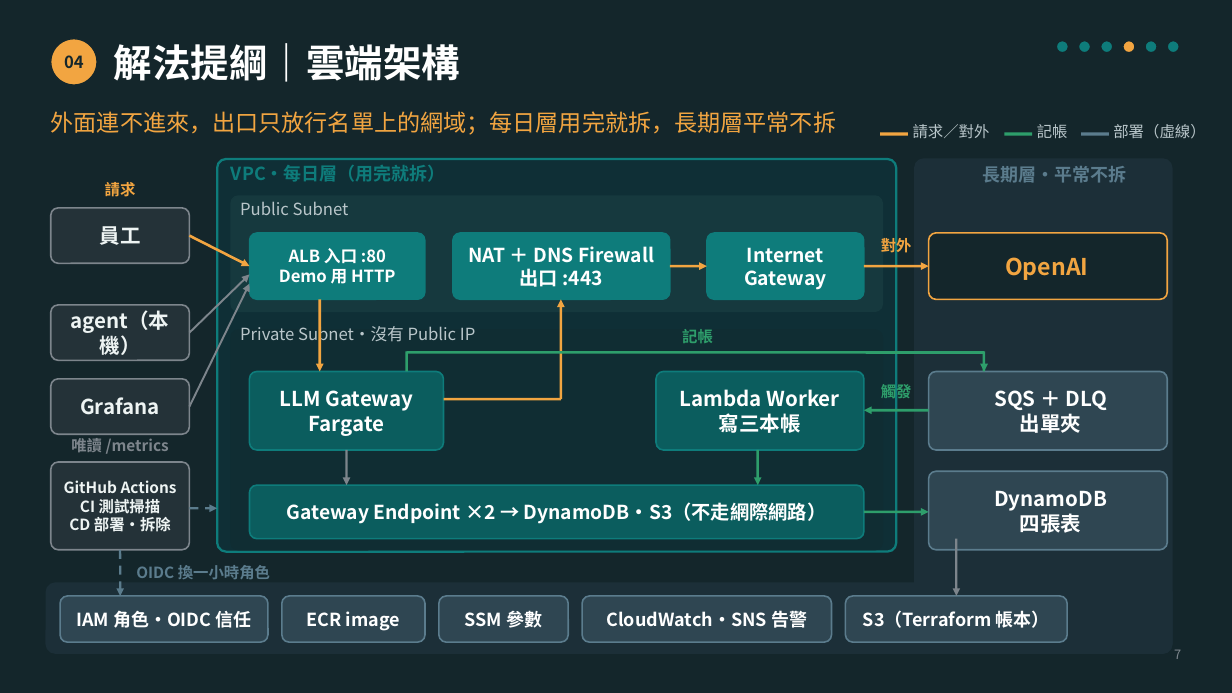
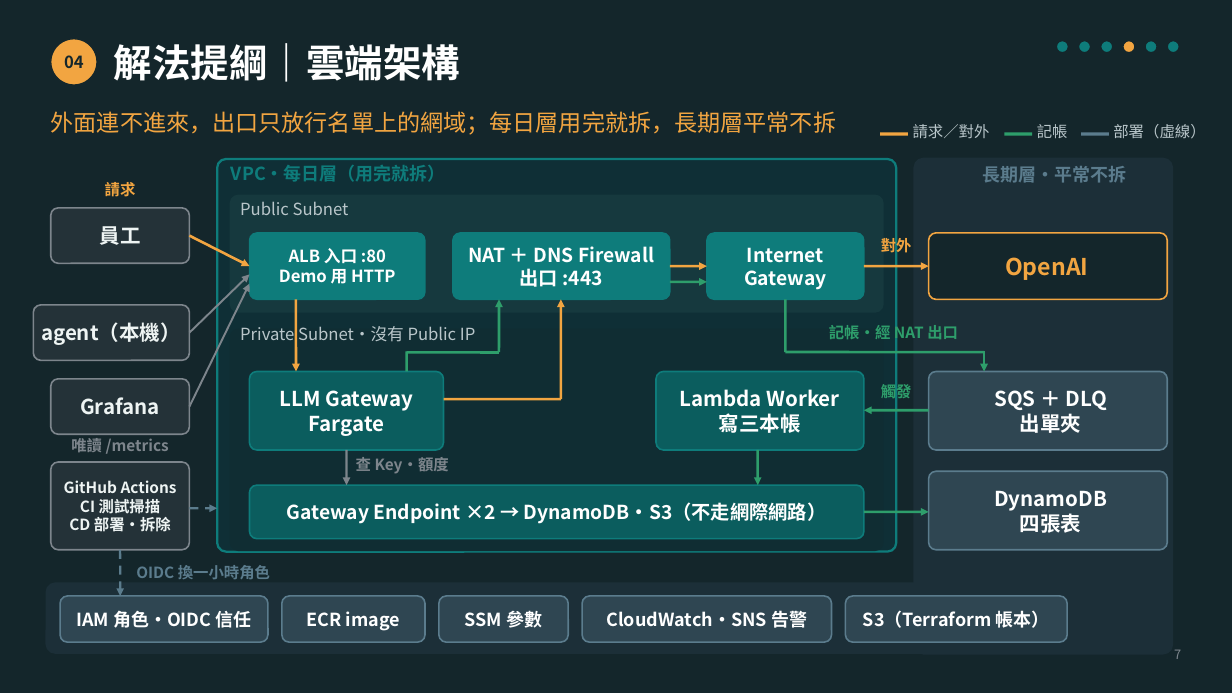
Before and after one commit to Poyu-Tu/llm-gateway, a slide deck: slide 7 of docs/slides/llm-gateway-slides-10min-v6.2.pptx. Drawn at 1232x693 pixels with LibreOffice and Linux fonts; fonts in the diff are those of the drawing. Boxes give left, top, right and bottom in pixels: in the first picture for what was removed or moved away, otherwise in the second. Text is boxed around its words. In the diff, an @@ line names an element or a change of style, - is before the commit and + after.

```diff
--- a/docs/slides/llm-gateway-slides-10min-v6.2.pptx
+++ b/docs/slides/llm-gateway-slides-10min-v6.2.pptx
@@ rounded rectangle at [915,159,1172,653]: outline #1C2F38 1 pt to #1C2F38 2 pt @@
@@ rounded rectangle at [231,196,883,311]: outline #16393E 1 pt to #16393E 2 pt @@
@@ arrow moved from (320, 299) - (320, 372) to (296, 299) - (296, 372) @@
@@ arrow added from (499, 352) to (499, 299), #2E9E6B 2 pt @@
@@ arrow added from (670, 282) to (707, 282), #2E9E6B 2 pt @@
@@ line added from (786, 299) to (786, 352), #2E9E6B 2 pt @@
@@ rounded rectangle: place and size @@
-rounded rectangle at [51,305,189,360]
+rounded rectangle at [33,305,189,360]
@@ text "agent（本機）" rewrapped from [71,310,170,355] to [41,322,180,345] @@
@@ text at [829,323,958,343]: text changed @@
-記帳
+記帳・經 NAT 出口
@@ rounded rectangle at [231,330,883,550]: outline #102D33 1 pt to #102D33 2 pt @@
@@ line moved from (407, 352) - (984, 352) to (407, 352) - (499, 352) @@
@@ text added at [356,457,449,474], 12 pt, text #7D858C, bold @@
+查 Key・額度
@@ arrow removed from (957, 539) to (957, 596) @@
```
Also in this commit, not shown: 9 other slides changed, 1 other file.
